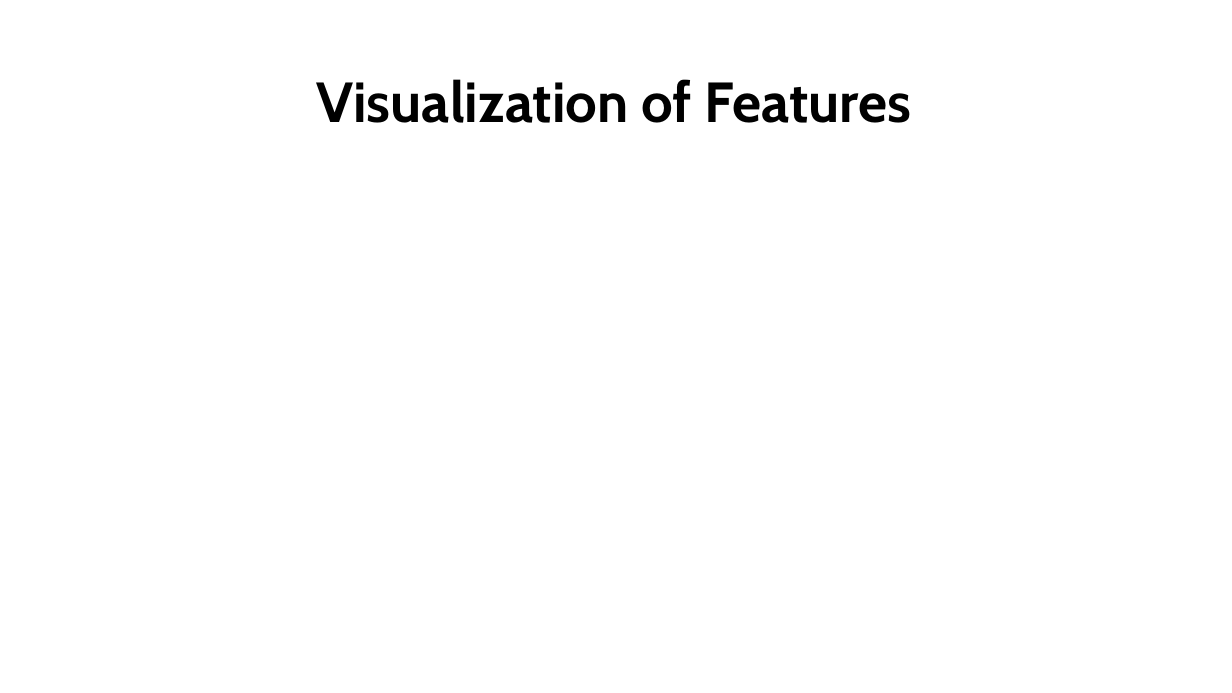
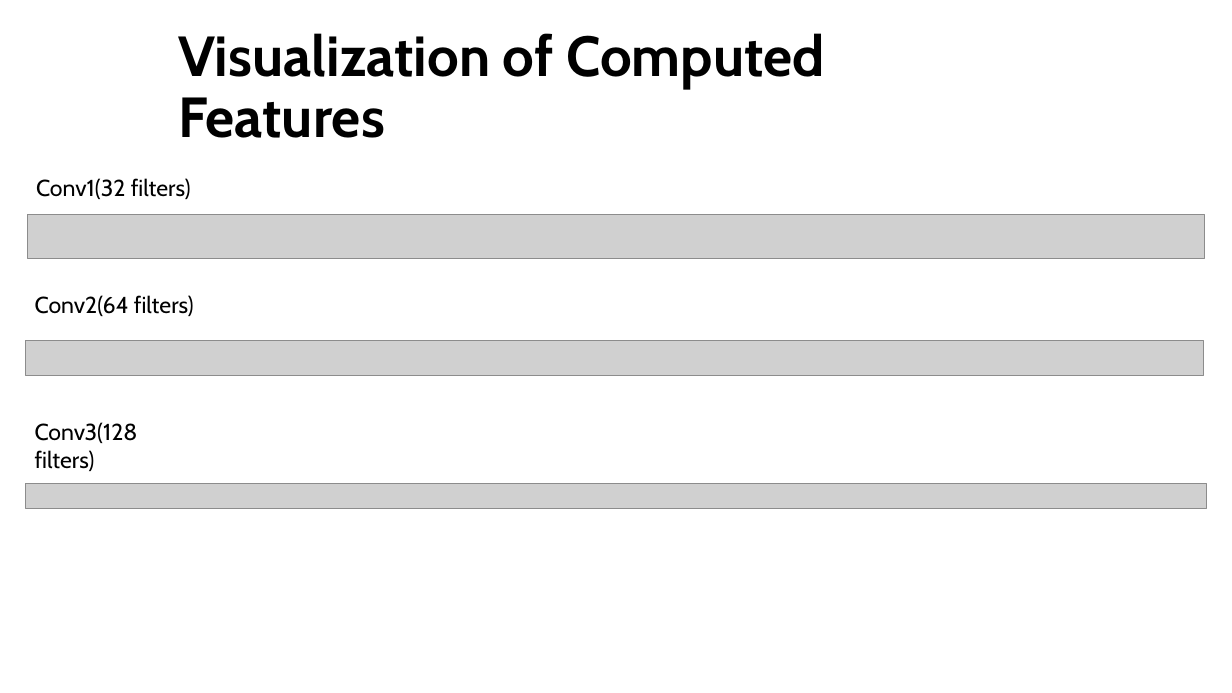
Before and after one commit to noatal345/Image_Classification_Task, a slide deck: slide 8 of results.pptx. Drawn at 1232x693 pixels with LibreOffice and Linux fonts; fonts in the diff are those of the drawing; grey boxes stand for pictures; background and template pictures are left out. Boxes give left, top, right and bottom in pixels: in the first picture for what was removed or moved away, otherwise in the second. Text is boxed around its words. In the diff, an @@ line names an element or a change of style, - is before the commit and + after.

```diff
--- a/results.pptx
+++ b/results.pptx
@@ title at bbox=[178, 33, 825, 138]: text changed @@
-Visualization of Features
+Visualization of Computed Features
@@ text added at bbox=[36, 178, 191, 199], 18 pt, text #000000 @@
+Conv1(32 filters)
@@ picture added at bbox=[27, 214, 1205, 258] @@
@@ text added at bbox=[35, 295, 194, 316], 18 pt, text #000000 @@
+Conv2(64 filters)
@@ picture added at bbox=[26, 341, 1204, 376] @@
@@ text added at bbox=[35, 422, 138, 471], 18 pt, text #000000 @@
+Conv3(128 filters)
@@ picture added at bbox=[26, 483, 1207, 508] @@
```
Also in this commit, not shown: 4 other slides changed, 3 other files.
